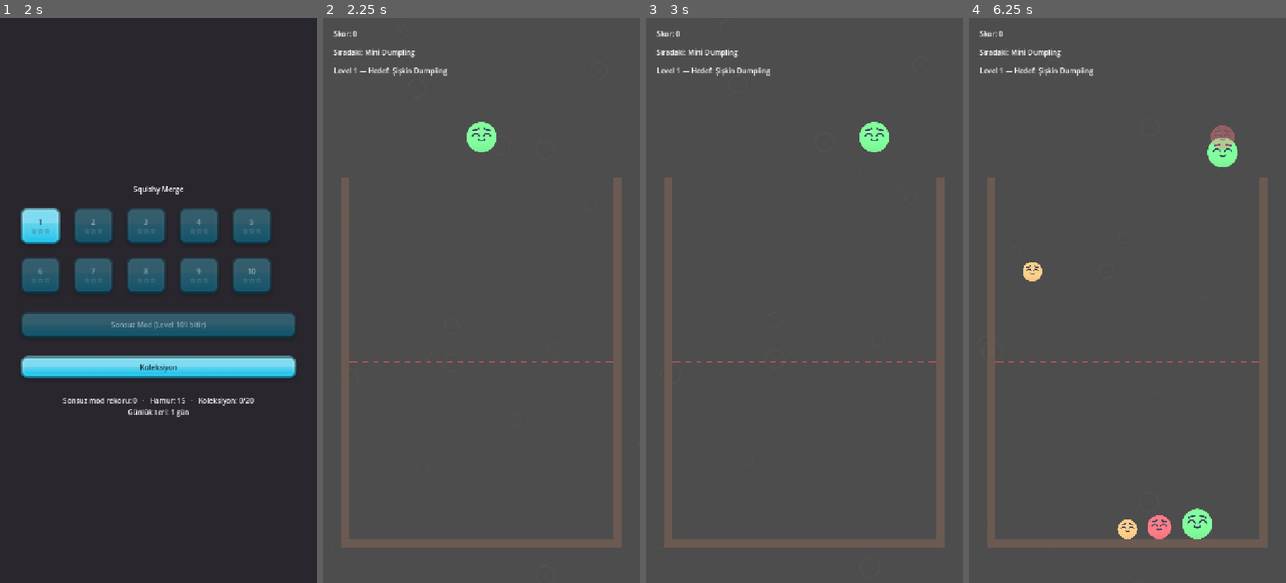
Above: before the commit, frames 1-4 (left to right).
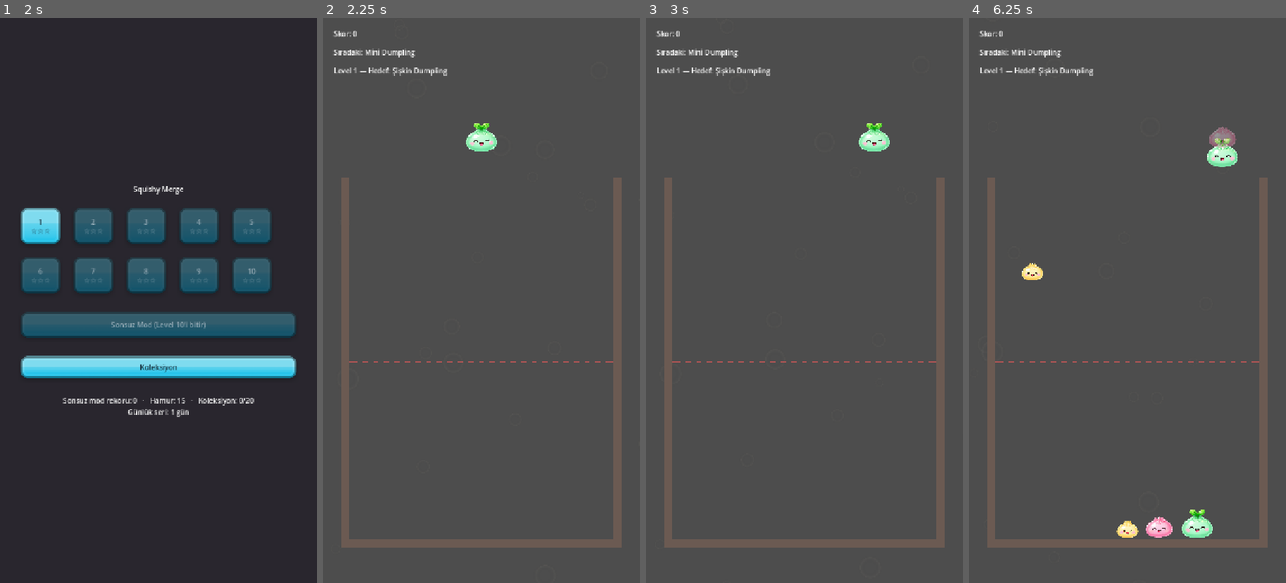
Above: after the commit, the same moments.

Repository: oguzhanbilgi/Squishy-Merge
Game: Godot game, scene res://scenes/main.tscn
Same seed, same stepped clock (60 frames per second), same inputs: the game is played once before the commit and once after it.
Inputs (mouse positions are in pixels of both pictures, inside the frame that each line leads up to):
- Up to frame 1 (2 s): click "1 ☆☆☆" at 0.5 s; click "Koleksiyon" at 1.25 s
- Up to frame 2 (2.25 s): click "1 ☆☆☆" at 2 s
- Up to frame 3 (3 s): tap Enter at 2.75 s; move the mouse to (874, 272) at 2.77 s; click (874, 272) at 2.92 s
- Up to frame 4 (6.25 s): drag from (1064, 328) to (1127, 362) at 3.52 s; move the mouse to (1159, 176) at 4.27 s; click (1159, 176) at 4.42 s; drag from (1111, 413) to (1032, 215) at 5.02 s; move the mouse to (1222, 385) at 5.77 s; click (1222, 385) at 5.92 s

Frame 1 is identical in both runs. In frame 2, 0.4% of the frame differs, in the area x 45-55%, y 18-24%; in frame 3, 0.4%; in frame 4, 1.4%, in the area x 16-86%, y 19-93%.

Commit message:
[M8] Dumpling karakterleri owner asset'lerine geçti
Kenney "Shape Characters" placeholder kurulumu (nötr gri gövde + tier
tint'i + ayrı yüz katmanı) kaldırıldı; yerine owner'ın ChatGPT ile
ürettiği 8 karakter sprite'ı geldi.

- Tint (modulate) YOK: sprite'lar kendi rengiyle geliyor
- Ayrı yüz katmanı YOK: yüz sprite'ın içinde
- Parlama overlay'i YOK: sprite'ların kendi spekuler parlamaları var
- Kaynaklar 1254x1254 / ~7 MB idi; içerik sınırına kırpılıp ekran
  boyutunun 2 katına küçültüldü (~1.1 MB), tools/make_character_sprites.gd

Ters dönüş artık sprite'ın TAMAMINA uygulanıyor. Yüz gömülü olduğu için
eski "sadece yüz katmanını ters döndür" yaklaşımı geçersiz; gövde fizikte
serbest dönmeye devam ediyor ama karakter görsel olarak hep dik duruyor.
Yan etki: parçalar artık görsel olarak yuvarlanmıyor.

Sprite'lar dairesel değil (en/boy ~1.08-1.29), collider ise CircleShape2D.
Ölçek görselin geometrik ortalamasını çapa eşitliyor — sadece genişliğe
göre ölçeklemek dikey boşluk, sadece yüksekliğe göre ölçeklemek yatay
taşma üretirdi. Uzlaşma ~%12 taşma / ~%11 boşluk.

TierConfig'deki color alanı artık gövde tint'i değil, sadece parçacık ve
efekt rengi; sprite'lardan yeniden örneklendi (aksi hâlde mavi tier 8'in
üstünde kırmızı parçacık patlıyordu).

Kenar halosu (fringing) sekiz dosyada da arandı, bulunmadı: yarı saydam
kenar bandı gövdeden 0.05-0.11 daha koyu, yani normal alfa yumuşatması.

play_squash() byte-identical korundu (sha1 doğrulandı).

Co-Authored-By: Claude Opus 5 <noreply@anthropic.com>

Diff:
--- a/scripts/game/dumpling.gd
+++ b/scripts/game/dumpling.gd
@@ -65,7 +65,7 @@
 	# Yarıçapla orantılı kütle — büyük tier'lar ağır hissetsin.
 	mass = TierConfig.radius(tier) * 0.05
 
-	_visual.setup(TierConfig.radius(tier), TierConfig.color(tier))
+	_visual.setup(tier)
 	body_entered.connect(_on_body_entered)
 
 
--- a/scripts/game/dumpling_visual.gd
+++ b/scripts/game/dumpling_visual.gd
@@ -1,88 +1,73 @@
 extends Node2D
-## Dumpling görseli: nötr gri gövde sprite'ı + tier rengiyle tint, üstüne
-## tint'lenmeyen bir yüz. Sprite'lar Kenney "Shape Characters" (CC0)
-## PLACEHOLDER — owner kendi asset'iyle aynı dosya adlarını koruyarak
-## değiştirecek (bkz. assets/visual/CREDITS.md).
+## Dumpling görseli: tier başına tek bir karakter sprite'ı.
+##
+## M8'de owner'ın kendi asset'lerine geçildi (ChatGPT ile üretilmiş 8 karakter,
+## bkz. assets/visual/CREDITS.md). Önceki Kenney "Shape Characters" kurulumu
+## nötr gri bir gövdeyi tier rengiyle tint'liyor, üstüne ayrı bir yüz sprite'ı
+## koyuyordu. Yeni sprite'lar kendi rengiyle ve gövdeye gömülü yüzüyle geliyor:
+##  - tint (modulate) UYGULANMIYOR
+##  - ayrı yüz katmanı YOK
+##  - parlama overlay'i YOK (sprite'ların kendi spekuler parlamaları var)
 
-## Gövde nötr gri; renk TierConfig paletinden modulate ile geliyor, burada
-## yeni renk tanımlanmıyor.
-const BODY_TEXTURE: Texture2D = preload("res://assets/visual/dumpling_body.png")
-const FACE_TEXTURE: Texture2D = preload("res://assets/visual/dumpling_face.png")
-## Parlama overlay'i (M8): sol-üstte yarı saydam beyaz highlight. Tint
-## uygulanmaz — ışık yansıması tier renginden bağımsız. Gövdeyle aynı
-## ölçüde üretiliyor (tools/make_fx_sprites.gd), o yüzden aynı ölçek geçerli.
-const GLOSS_TEXTURE: Texture2D = preload("res://assets/visual/fx/dumpling_gloss.png")
-## Highlight'ın gücü. 1.0 plastik/ıslak görünüyor, 0.45 "cilalı" sınırında.
-const GLOSS_ALPHA: float = 0.45
-
-## Gövde texture'u 160x160, yani yarıçapı 80 px. Ölçek bundan çıkıyor.
-const BODY_TEXTURE_RADIUS: float = 80.0
-## Yüz genişliği / gövde çapı. Kenney'nin kendi örnek oranı.
-const FACE_WIDTH_RATIO: float = 0.66
-## Yüz merkezi gövde merkezinin bu kadar üstünde (yarıçap katı).
-const FACE_OFFSET_RATIO: float = -0.16
+## Tier -> sprite. Sıra TierConfig.TIERS ile aynı.
+const TEXTURES: Array[Texture2D] = [
+	preload("res://assets/visual/dumpling_tier1.png"),
+	preload("res://assets/visual/dumpling_tier2.png"),
+	preload("res://assets/visual/dumpling_tier3.png"),
+	preload("res://assets/visual/dumpling_tier4.png"),
+	preload("res://assets/visual/dumpling_tier5.png"),
+	preload("res://assets/visual/dumpling_tier6.png"),
+	preload("res://assets/visual/dumpling_tier7.png"),
+	preload("res://assets/visual/dumpling_tier8.png"),
+]
 
 var radius: float = 20.0
-var fill_color: Color = Color.WHITE
 
 var _tween: Tween
-var _body: Sprite2D
-var _gloss: Sprite2D
-var _face: Sprite2D
-## Yüzün gövde merkezine göre konumu — her karede dönüş geri alınarak
-## uygulanıyor, yoksa yüz gövdeyle birlikte merkezin etrafında dönerdi.
-var _face_offset: Vector2 = Vector2.ZERO
+var _sprite: Sprite2D
 
 
 func _ready() -> void:
-	_ensure_sprites()
+	_ensure_sprite()
 
 
-## setup() _ready'den önce de çağrılabildiği için sprite'lar tembel kuruluyor.
-func _ensure_sprites() -> void:
-	if _body != null:
+## setup() _ready'den önce de çağrılabildiği için sprite tembel kuruluyor.
+func _ensure_sprite() -> void:
+	if _sprite != null:
 		return
-	_body = Sprite2D.new()
-	_body.texture = BODY_TEXTURE
-	add_child(_body)
-	_gloss = Sprite2D.new()
-	_gloss.texture = GLOSS_TEXTURE
-	_gloss.modulate = Color(1.0, 1.0, 1.0, GLOSS_ALPHA)
-	add_child(_gloss)
-	_face = Sprite2D.new()
-	_face.texture = FACE_TEXTURE
-	add_child(_face)
+	_sprite = Sprite2D.new()
+	add_child(_sprite)
 
 
-func setup(new_radius: float, new_color: Color) -> void:
-	radius = new_radius
-	fill_color = new_color
-	_ensure_sprites()
-	_body.scale = Vector2.ONE * (radius / BODY_TEXTURE_RADIUS)
-	_body.modulate = fill_color
-	_gloss.scale = _body.scale
-	var face_width: float = radius * 2.0 * FACE_WIDTH_RATIO
-	_face.scale = Vector2.ONE * (face_width / float(FACE_TEXTURE.get_width()))
-	_face_offset = Vector2(0.0, radius * FACE_OFFSET_RATIO)
-	_face.position = _face_offset
+func setup(tier: int) -> void:
+	radius = TierConfig.radius(tier)
+	_ensure_sprite()
+	var texture: Texture2D = TEXTURES[tier - 1]
+	_sprite.texture = texture
+	# Sprite'lar dairesel DEĞİL (en/boy ~1.25), collider ise CircleShape2D.
+	# Ölçek, görselin geometrik ortalamasını çapa eşitliyor: sadece genişliğe
+	# göre ölçeklesek parçalar dikey boşlukla dururdu, sadece yüksekliğe göre
+	# ölçeklesek yatayda taşıp üst üste binerdi. Bu ikisinin hatasını böler.
+	# (tools/make_character_sprites.gd aynı formülü kullanarak küçültüyor.)
+	var mean: float = sqrt(float(texture.get_width()) * float(texture.get_height()))
+	_sprite.scale = Vector2.ONE * (radius * 2.0 / mean)
 
 
-## Gövde serbest dönüyor (M1 kilitli karar) ama yüz her zaman yukarı bakmalı;
-## yan yatmış yüz büyük tier'larda karalama gibi okunuyordu.
+## Gövde serbest dönüyor (M1 kilitli karar) ama yüz bu sprite'ların İÇİNDE
+## gömülü — gövdeyle birlikte dönerse karakter baş aşağı kalıyor ve okunmuyor.
+## Eski kurulumda yalnızca ayrı yüz katmanı ters döndürülüyordu; artık ayrı
+## katman olmadığı için ters dönüş sprite'ın TAMAMINA uygulanıyor.
 ##
-## `top_level = true` yerine yüz normal çocuk olarak bırakıldı: top_level olsaydı
-## ebeveynin ölçeğini de miras almazdı ve squash-stretch sırasında yüz gövdeyle
-## birlikte ezilmez, üstünde sabit dururdu. Bunun yerine hem dönüş hem de konum
-## offset'i ters çevriliyor — sonuç aynı (yüz dik), squash bağlantısı korunuyor.
+## Sonuç: parçalar fizikte dönmeye devam ediyor (yuvarlanıp boşluklara
+## oturuyorlar) ama görsel olarak hep dik duruyorlar.
+##
+## Ölçek burada değiştirilmiyor — squash-stretch tween'i self.scale'i
+## animasyonluyor ve ondan etkilenmemesi gerekiyor.
 func _process(_delta: float) -> void:
-	if _face == null or _gloss == null:
+	var parent := get_parent() as Node2D
+	if parent == null:
 		return
-	var body_rotation: float = global_rotation
-	_face.rotation = -body_rotation
-	_face.position = _face_offset.rotated(-body_rotation)
-	# Işık kaynağı sabit: gövde dönerken highlight ekranda sol-üstte kalmalı.
-	# Merkezde durduğu için konum düzeltmesi gerekmiyor, sadece dönüş.
-	_gloss.rotation = -body_rotation
+	rotation = -parent.global_rotation
 
 
 ## Squash-stretch. Merge'de tam genlik (GAME_DESIGN.md §1: 1.0 -> 1.2/0.8 -> 1.0,
--- a/scripts/game/game_board.gd
+++ b/scripts/game/game_board.gd
@@ -237,7 +237,7 @@
 
 func _refresh_preview() -> void:
 	_preview.position = Vector2(_aim_x, drop_line_y())
-	_preview.setup(TierConfig.radius(_pending_tier), TierConfig.color(_pending_tier))
+	_preview.setup(_pending_tier)
 	_preview.modulate.a = 1.0 if _drop_cooldown <= 0.0 else 0.4
 	_next_label.text = "Sıradaki: %s" % TierConfig.tier_name(_next_tier)
 
--- a/scripts/game/tier_config.gd
+++ b/scripts/game/tier_config.gd
@@ -2,34 +2,28 @@
 extends RefCounted
 ## 8 tier'ın veri tablosu (GAME_DESIGN.md §2).
 ##
-## RENKLER placeholder — owner kendi paletiyle değiştirecek. M8'de
-## doygunlaştırıldılar: hue'lar korunup saturation +0.22 puan artırıldı
-## ("kraft kağıdı pastel" değil "kawaii/candy" hedefi). Value zaten
-## hepsinde 1.0'daydı, artırılacak yer yoktu.
+## RENKLER artık gövde tint'i DEĞİL. M8'de owner'ın kendi karakter
+## sprite'larına geçildi; sprite'lar kendi rengiyle geliyor ve üzerlerine
+## modulate uygulanmıyor (bkz. scripts/game/dumpling_visual.gd).
+## Buradaki değerler yalnızca merge parçacıklarının ve efektlerin rengi.
+## Sprite'lardan örneklendiler (tools/make_character_sprites.gd baskın tonu
+## raporluyor) — aksi hâlde mavi tier 8'in üstünde kırmızı parçacık patlardı.
+## Sprite değişirse bu diziyi de yeniden örnekle.
 ##
-## Tier 1 istisnası: +0.22 ile #ffc368 oluyordu ama 44 px çapta gövde
-## sprite'ının koyu kenar gradyanı baskın çıkıp "çamurlu" okunuyordu.
-## Doygunluğu 0.59'dan 0.46'ya çekildi (#ffd08a) — M7 orijinalinden (0.37)
-## hâlâ belirgin şekilde daha canlı.
-## YARIÇAPLAR placeholder DEĞİL: M8'de ölçümle kilitlendi. Sabit 1.241 büyüme
-## oranıyla türetildiler; eski merdiven (22/30/40/52/66/84/106/132) level 9-10'u
-## kazanılamaz kılıyordu (headless bot L10'da 0/20). Değiştirmeden önce
-## tools/bot_runner.gd ile tekrar ölçün.
-
 const MAX_TIER: int = 8
 
 ## Drop pool: sadece tier 1-3 rastgele düşer (GAME_DESIGN.md §2).
 const DROP_POOL_MAX_TIER: int = 3
 
 const TIERS: Array[Dictionary] = [
-	{"name": "Mini Dumpling",   "radius": 22.0,  "color": Color("ffd08a"), "score": 0},
-	{"name": "Küçük Dumpling",  "radius": 27.0,  "color": Color("ff7b87"), "score": 50},
-	{"name": "Dumpling",        "radius": 34.0,  "color": Color("82ff9d"), "score": 70},
-	{"name": "Şişkin Dumpling", "radius": 42.0,  "color": Color("82c9ff"), "score": 90},
-	{"name": "Büyük Dumpling",  "radius": 52.0,  "color": Color("cc82ff"), "score": 110},
-	{"name": "Dev Dumpling",    "radius": 65.0,  "color": Color("ffed82"), "score": 130},
-	{"name": "Jumbo Dumpling",  "radius": 81.0, "color": Color("ff893e"), "score": 150},
-	{"name": "Dumpling Kralı",  "radius": 100.0, "color": Color("ff335e"), "score": 200},
+	{"name": "Mini Dumpling",   "radius": 22.0,  "color": Color("fbde8d"), "score": 0},
+	{"name": "Küçük Dumpling",  "radius": 27.0,  "color": Color("fca7c7"), "score": 50},
+	{"name": "Dumpling",        "radius": 34.0,  "color": Color("9bebac"), "score": 70},
+	{"name": "Şişkin Dumpling", "radius": 42.0,  "color": Color("95cdf9"), "score": 90},
+	{"name": "Büyük Dumpling",  "radius": 52.0,  "color": Color("d3a3f1"), "score": 110},
+	{"name": "Dev Dumpling",    "radius": 65.0,  "color": Color("fddf76"), "score": 130},
+	{"name": "Jumbo Dumpling",  "radius": 81.0, "color": Color("fca4cc"), "score": 150},
+	{"name": "Dumpling Kralı",  "radius": 100.0, "color": Color("a3c4e0"), "score": 200},
 ]
 
 
--- /dev/null
+++ b/tools/make_character_sprites.gd
@@ -0,0 +1,133 @@
+extends SceneTree
+## Owner'in ChatGPT ile urettigi 8 tier karakterini oyuna hazirlar.
+## Tek seferlik/tekrar calistirilabilir arac — oyun calisirken kullanilmaz.
+##
+## Yaptiklari:
+##  1) Icerik sinirlarina kirpar (kaynaklarda genis seffaf dolgu var).
+##  2) Ekranda gorunecek boyuta gore kucultur — kaynaklar 1254x1254 ve
+##     ~900 KB; en buyuk tier bile ekranda 200 px. Kucultmezsek APK'ya
+##     bosuna ~7 MB girer.
+##  3) Parcacik/onizleme rengi icin her sprite'in baskin tonunu raporlar.
+##
+## Calistirma:
+##   godot --headless --path . --script res://tools/make_character_sprites.gd
+##
+## Kaynaklarin `_visual_source/chatgpt_characters/` altinda olmasi gerekir
+## (gitignore'lu — owner'in urettigi dosyalar repoda tutulmuyor, sadece
+## kucultulmus ciktilar assets/visual/ altinda).
+
+const SRC := "res://_visual_source/chatgpt_characters/"
+const OUT := "res://assets/visual/"
+
+const FILES: Array[String] = ["tier1_mini.png", "tier2_kucuk.png", "tier3_dumpling.png",
+	"tier4_siskin.png", "tier5_buyuk.png", "tier6_dev.png", "tier7_jumbo.png", "tier8_kral.png"]
+
+## Alpha bu esigin altindaki pikseller "bos" sayilir.
+const ALPHA_CUTOFF: float = 0.02
+
+## Ekran boyutunun kac kati cozunurlukte tutuluyor (yuksek DPI telefonlarda
+## viewport 2x'e kadar olceklenebiliyor).
+const SUPERSAMPLE: float = 2.0
+const MIN_SIZE: int = 128
+const MAX_SIZE: int = 512
+
+
+func _initialize() -> void:
+	var ok := true
+	var palette: PackedStringArray = []
+	for tier in range(1, FILES.size() + 1):
+		var result := _process_one(tier, FILES[tier - 1])
+		if result.is_empty():
+			ok = false
+			continue
+		palette.append(result["hex"])
+	print("")
+	print("TierConfig icin baskin renkler: ", " ".join(palette))
+	print("SONUC: ", "OK" if ok else "HATA")
+	quit(0 if ok else 1)
+
+
+func _process_one(tier: int, file_name: String) -> Dictionary:
+	var img := Image.load_from_file(ProjectSettings.globalize_path(SRC + file_name))
+	if img == null:
+		printerr("Kaynak okunamadi: ", file_name)
+		return {}
+	img.convert(Image.FORMAT_RGBA8)
+
+	var region := _content_bounds(img)
+	if region.size.x <= 0:
+		printerr("Tamamen seffaf: ", file_name)
+		return {}
+	var cropped := img.get_region(region)
+
+	# Hedef: gorsel alanin GEOMETRIK ORTALAMASI ekran capinin SUPERSAMPLE kati.
+	# Neden geometrik ortalama: bu sprite'lar dairesel degil (en/boy ~1.25),
+	# collider ise CircleShape2D. Sadece genislige gore olceklesek dikey
+	# bosluk, sadece yukseklige gore olceklesek yatay tasma olurdu; geometrik
+	# ortalama ikisinin hatasini dengeliyor. dumpling_visual.gd ayni formulu
+	# kullanarak calisma aninda olcegi hesapliyor.
+	var diameter: float = TierConfig.radius(tier) * 2.0
+	var target: int = clampi(
+		nearest_po2(int(diameter * SUPERSAMPLE)), MIN_SIZE, MAX_SIZE)
+	var mean: float = sqrt(float(region.size.x) * float(region.size.y))
+	var factor: float = float(target) / mean
+	var out_w: int = maxi(1, int(round(float(region.size.x) * factor)))
+	var out_h: int = maxi(1, int(round(float(region.size.y) * factor)))
+	cropped.resize(out_w, out_h, Image.INTERPOLATE_LANCZOS)
+
+	var out_name := "dumpling_tier%d.png" % tier
+	var dst := ProjectSettings.globalize_path(OUT + out_name)
+	if cropped.save_png(dst) != OK:
+		printerr("Yazilamadi: ", dst)
+		return {}
+
+	var dominant := _dominant_color(cropped)
+	print("%-20s <- %-20s %dx%d -> %dx%d  baskin #%s" % [
+		out_name, file_name, region.size.x, region.size.y, out_w, out_h,
+		dominant.to_html(false)])
+	return {"hex": dominant.to_html(false)}
+
+
+func _content_bounds(img: Image) -> Rect2i:
+	var w := img.get_width()
+	var h := img.get_height()
+	var min_x := w
+	var min_y := h
+	var max_x := -1
+	var max_y := -1
+	for y in h:
+		for x in w:
+			if img.get_pixel(x, y).a <= ALPHA_CUTOFF:
+				continue
+			min_x = mini(min_x, x)
+			min_y = mini(min_y, y)
+			max_x = maxi(max_x, x)
+			max_y = maxi(max_y, y)
+	if max_x < 0:
+		return Rect2i()
+	return Rect2i(min_x, min_y, max_x - min_x + 1, max_y - min_y + 1)
+
+
+## Parcacik ve onizleme rengi icin: opak piksellerin ortalamasi, ama cok koyu
+## (yuz/kontur) ve cok acik (spekuler parlama) uclar disarida — ikisi de
+## govdenin "temsili" rengi degil.
+func _dominant_color(img: Image) -> Color:
+	var r := 0.0
+	var g := 0.0
+	var b := 0.0
+	var n := 0
+	for y in img.get_height():
+		for x in img.get_width():
+			var c := img.get_pixel(x, y)
+			if c.a < 0.95:
+				continue
+			var lum := 0.2126 * c.r + 0.7152 * c.g + 0.0722 * c.b
+			if lum < 0.25 or lum > 0.95:
+				continue
+			r += c.r
+			g += c.g
+			b += c.b
+			n += 1
+	if n == 0:
+		return Color.WHITE
+	return Color(r / n, g / n, b / n)
Binary file added: assets/visual/dumpling_tier1.png
Not shown, added: assets/visual/dumpling_tier1.png.import
Binary file added: assets/visual/dumpling_tier2.png
Not shown, added: assets/visual/dumpling_tier2.png.import
Binary file added: assets/visual/dumpling_tier3.png
Not shown, added: assets/visual/dumpling_tier3.png.import
Binary file added: assets/visual/dumpling_tier4.png
Not shown, added: assets/visual/dumpling_tier4.png.import
Binary file added: assets/visual/dumpling_tier5.png
Not shown, added: assets/visual/dumpling_tier5.png.import
Binary file added: assets/visual/dumpling_tier6.png
Not shown, added: assets/visual/dumpling_tier6.png.import
(and 7 more such lines)
